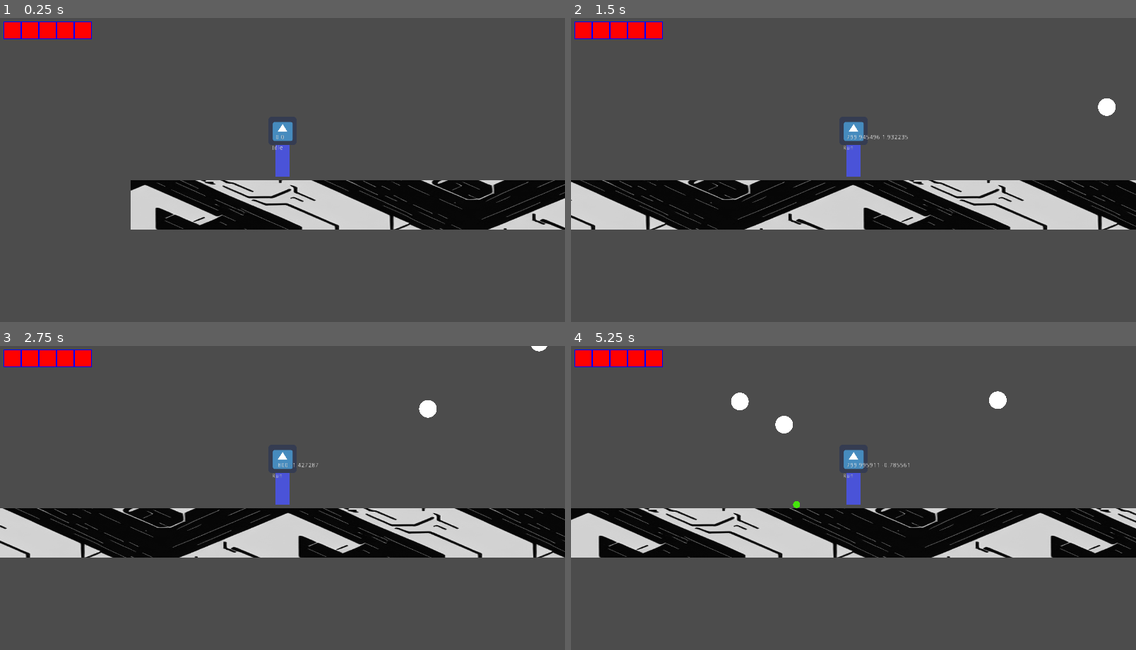
Above: before the commit, frames 1-4 (two rows, left to right).
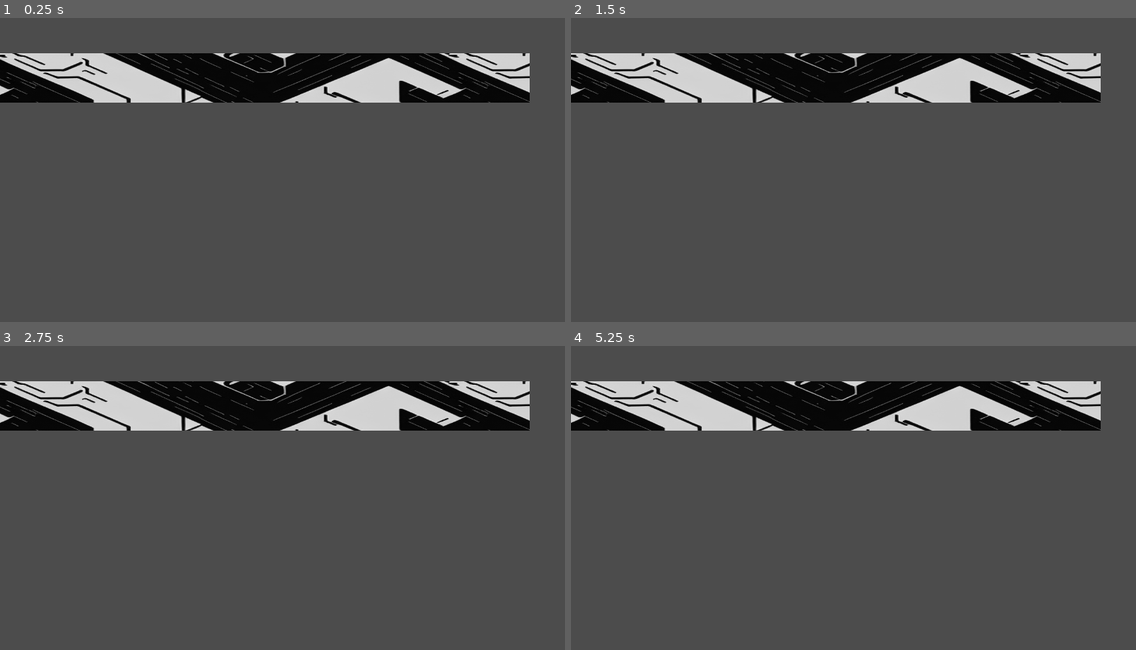
Above: after the commit, the same moments.

Repository: KurzweilTV/AssemblyJam
Game: Godot game, scene res://Test/TestRoom.tscn
Same seed, same stepped clock (60 frames per second), same inputs: the game is played once before the commit and once after it. The engine's default icon, where the game draws it, is replaced by a stand-in: a white triangle on a blue panel in a dark square.
Inputs:
- Up to frame 1 (0.25 s): no input
- Up to frame 2 (1.5 s): tap Enter (ui_accept) at 0.5, 0.77 s; hold Right (ui_right) from 0.53 s (still down)
- Up to frame 3 (2.75 s): tap Enter (ui_accept) at 1.52 s; release Right (ui_right) at 2.03 s; hold Left (ui_left) from 2.03 s (still down)
- Up to frame 4 (5.25 s): release Left (ui_left) at 2.78 s; hold Right (ui_right) 2.78-4.28 s; tap Enter (ui_accept) at 3.02, 3.77, 4.52 s; hold Left (ui_left) 4.28-5.03 s; hold Right (ui_right) from 5.03 s (still down)

The runs differ from the first frame. In frame 1, 28% of the frame differs, in the area x 0-100%, y 1-70%; in frame 2, 32%; in frame 3, 32%; in frame 4, 32%.

Commit message:
Some Merging pains

Diff:
--- a/Maps/Level1.tscn
+++ b/Maps/Level1.tscn
@@ -1,7 +1,6 @@
-[gd_scene load_steps=4 format=2]
+[gd_scene load_steps=3 format=2]
 
 [ext_resource path="res://Art/Prototyping/tileset.tres" type="TileSet" id=1]
-[ext_resource path="res://Player/Player.tscn" type="PackedScene" id=2]
 [ext_resource path="res://Art/Prototyping/background.png" type="Texture" id=3]
 
 [node name="Level1" type="Node2D"]
@@ -23,6 +22,3 @@
 cell_size = Vector2( 80, 80 )
 format = 1
 tile_data = PoolIntArray( -65499, 0, 0, -65498, 0, 0, -65497, 0, 0, 0, 0, 0, 24, 1, 0, 25, 1, 0, 26, 1, 0, 27, 1, 0, 28 …(4670 unchanged characters)…
-
-[node name="Player" parent="." instance=ExtResource( 2 )]
-position = Vector2( 192, 599 )
--- a/Player/Player.tscn
+++ b/Player/PlayerTemp.tscn
@@ -1,16 +1,16 @@
 [gd_scene load_steps=21 format=2]
 
-[ext_resource path="res://Resources/StateMachine/StateMachine.gd" type="Script" id=1]
-[ext_resource path="res://Player/Player.gd" type="Script" id=2]
-[ext_resource path="res://icon.png" type="Texture" id=3]
-[ext_resource path="res://Player/States/Spawn.gd" type="Script" id=4]
+[ext_resource path="res://Player/States/Spawn.gd" type="Script" id=1]
+[ext_resource path="res://Player/HitBox.gd" type="Script" id=2]
+[ext_resource path="res://Resources/StateMachine/StateMachine.gd" type="Script" id=3]
+[ext_resource path="res://Player/States/Idle.gd" type="Script" id=4]
 [ext_resource path="res://Player/States/Move.gd" type="Script" id=5]
 [ext_resource path="res://Player/States/Fall.gd" type="Script" id=6]
-[ext_resource path="res://Player/States/Idle.gd" type="Script" id=7]
-[ext_resource path="res://Player/States/Run.gd" type="Script" id=8]
-[ext_resource path="res://Player/States/Jump.gd" type="Script" id=9]
-[ext_resource path="res://Player/HitBox.gd" type="Script" id=10]
-[ext_resource path="res://Player/States/Die.gd" type="Script" id=11]
+[ext_resource path="res://Player/States/Run.gd" type="Script" id=7]
+[ext_resource path="res://icon.png" type="Texture" id=8]
+[ext_resource path="res://Player/States/Die.gd" type="Script" id=9]
+[ext_resource path="res://Player/Player.gd" type="Script" id=10]
+[ext_resource path="res://Player/States/Jump.gd" type="Script" id=11]
 [ext_resource path="res://UI/UI.tscn" type="PackedScene" id=12]
 
 [sub_resource type="Shader" id=3]
--- a/Test/TestRoom.tscn
+++ b/Test/TestRoom.tscn
@@ -1,6 +1,5 @@
-[gd_scene load_steps=6 format=2]
+[gd_scene load_steps=5 format=2]
 
-[ext_resource path="res://Player/Player.tscn" type="PackedScene" id=1]
 [ext_resource path="res://Resources/NoiseTextures/experimental_texture006.png" type="Texture" id=2]
 [ext_resource path="res://Test/TestRoom.gd" type="Script" id=3]
 [ext_resource path="res://Enemies/Drone.tscn" type="PackedScene" id=4]
@@ -24,9 +23,6 @@
 [node name="CollisionShape2D" type="CollisionShape2D" parent="Floor"]
 shape = SubResource( 1 )
 
-[node name="Player" parent="Floor" instance=ExtResource( 1 )]
-position = Vector2( -856, -104 )
-
 [node name="Drone" parent="." instance=ExtResource( 4 )]
 position = Vector2( 432, -80 )
 
Not shown: 4 places in Player/PlayerTemp.tscn that only renumber resources
